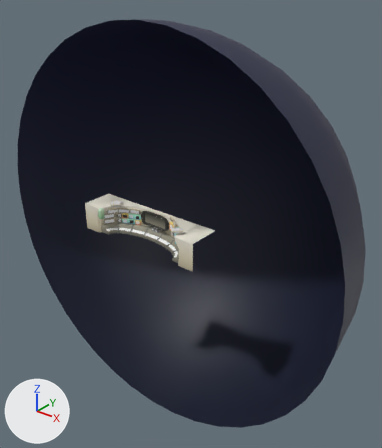
The FBX model Assets/Meshes/Scenery/ControlPannel.fbx as it was, and as the next commit left it.
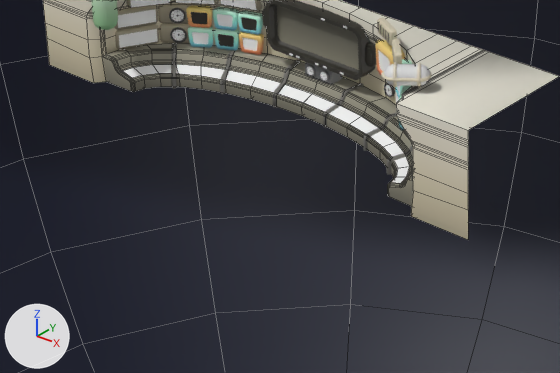
The first picture shows the older version from a 50 mm lens placed at (22.34, -21.74, 16.91), pointed at (-0.56, 6.89, -0.84). The close-ups show both versions on the part from 20% to 56% of the width and 47% to 68% of the height of that picture; other places that the commit changed are outside them. The axes (+X, +Y, +Z) are drawn at lower left. The lights are the same throughout. The close-ups show mesh edges as thin lines. Where no turn or scale is listed for an object, it has been applied to the vertices.

The scene before the commit, as lines of its bpy script (objects in view):
```python
me_cube_014 = bpy.data.meshes.new('Cube.014')
me_cube_014.from_pydata(...)  # 5726 vertices, 5067 faces; spans x -0.308..0.308, y -0.172..0.15, z -0.145..0.181
# faces by material slot: [2, 5065]
me_cube_014.materials.append(mat_clock)  # picture img_1024px_analogue_clock_face_svg_png
me_cube_014.materials.append(mat_plastic_gray)  # dark grey #6c6c6c
me_mesh_013 = bpy.data.meshes.new('Mesh.013')
me_mesh_013.from_pydata(...)  # 861 vertices, 802 faces; spans x -4.92..4.83, y -0.24..2.09, z 0.0..1.93
# faces by material slot: [786, 16]
me_mesh_013.materials.append(mat_lambert5)  # picture img_t_gradientmap_basecolor_png
me_mesh_013.materials.append(mat_controls)  # white #ffffff
me_monitor2 = bpy.data.meshes.new('Monitor2')
me_monitor2.from_pydata(...)  # 212 vertices, 207 faces; spans x -25.4..25.4, y -22.3..18.9, z -17.1..13.8
# faces by material slot: [9, 198]
me_monitor2.materials.append(mat_controls)  # white #ffffff
me_monitor2.materials.append(mat_lambert3)  # picture img_t_gradientmap_basecolor_png
ob_chess_match_objects_004 = bpy.data.objects.new('chess.match,objects.004', me_cube_014)
ob_chess_match_objects_004.location = (0.0, 2.34, 0.65)
ob_pcube20_007 = bpy.data.objects.new('pCube20.007', me_monitor2)
ob_pcube20_007.location = (-2.08, 2.14, 1.14)
ob_pcube20_007.rotation_euler = (1.571, 0.0, 0.407)  # degrees (90, 0, 23)
ob_pcube20_007.scale = (0.00942, 0.00942, 0.00942)
ob_polysurface1 = bpy.data.objects.new('polySurface1', me_mesh_013)
ob_polysurface1.location = (0.0, 0.55, 0.0)
# also in view: 'pCylinder6.001' at (-3.31, 0.4, 1.59); 'pCube3.001' at (3.22, 0.78, 2.17); 'pCube1.010' at (-3.39, 1.17, 1.12); 'pCube20.005' at (-1.6, 2.31, 0.73); 'pCube20.006' at (-2.5, 1.92, 1.12)
```
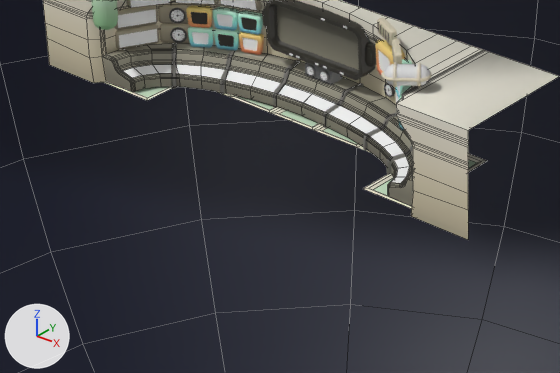
What differs and where, as boxes (x1, y1, x2, y2) in the close-ups (560 x 373 px):
'Plane.075', added: after (363, 174, 412, 208)
'Plane.079', added: after (271, 108, 322, 130)
'Plane.077', added: after (104, 82, 172, 100)
'Plane.080', added: after (313, 125, 360, 147)
'Plane.081', added: after (229, 95, 279, 113)
'Plane.082', added: after (468, 153, 487, 173)
'Plane.085', added: after (216, 91, 232, 96)

What changed in the scene script:
```text
Add me_mesh_404:
    me_mesh_404.from_pydata(...)  # 12 vertices, 9 faces; spans x -0.69..0.5, y -0.5..0.5, z -0.03..0.0
    me_mesh_404.materials.append(mat_lambert3)  # picture img_t_gradientmap_basecolor_png
Add me_mesh_402:
    me_mesh_402.from_pydata(...)  # 12 vertices, 9 faces; spans x -0.5..0.678, y -0.5..0.5, z -0.03..0.0
    me_mesh_402.materials.append(mat_lambert3)  # picture img_t_gradientmap_basecolor_png
Add me_mesh_408:
    me_mesh_408.from_pydata(...)  # 12 vertices, 9 faces; spans x -0.5..0.5, y -0.5..0.5, z -0.03..0.0
    me_mesh_408.materials.append(mat_lambert3)  # picture img_t_gradientmap_basecolor_png
Add ob_plane_077:
    ob_plane_077 = bpy.data.objects.new('Plane.077', me_mesh_404)
    ob_plane_077.location = (-3.0, 1.0, 0.0)
Add ob_plane_075:
    ob_plane_075 = bpy.data.objects.new('Plane.075', me_mesh_402)
    ob_plane_075.location = (3.0, 1.0, 0.0)
Add ob_plane_081:
    ob_plane_081 = bpy.data.objects.new('Plane.081', me_mesh_408)
    ob_plane_081.location = (-1.0, 2.0, 0.0)
Add ob_plane_085:
    ob_plane_085 = bpy.data.objects.new('Plane.085', me_mesh_408.copy())
    ob_plane_085.location = (-2.0, 2.0, 0.0)
Add ob_plane_080:
    ob_plane_080 = bpy.data.objects.new('Plane.080', me_mesh_408.copy())
    ob_plane_080.location = (1.0, 2.0, 0.0)
Add ob_plane_079:
    ob_plane_079 = bpy.data.objects.new('Plane.079', me_mesh_408.copy())
    ob_plane_079.location = (0.0, 2.0, 0.0)
Add ob_plane_082:
    ob_plane_082 = bpy.data.objects.new('Plane.082', me_mesh_408.copy())
    ob_plane_082.location = (3.0, 2.0, 0.0)
```
